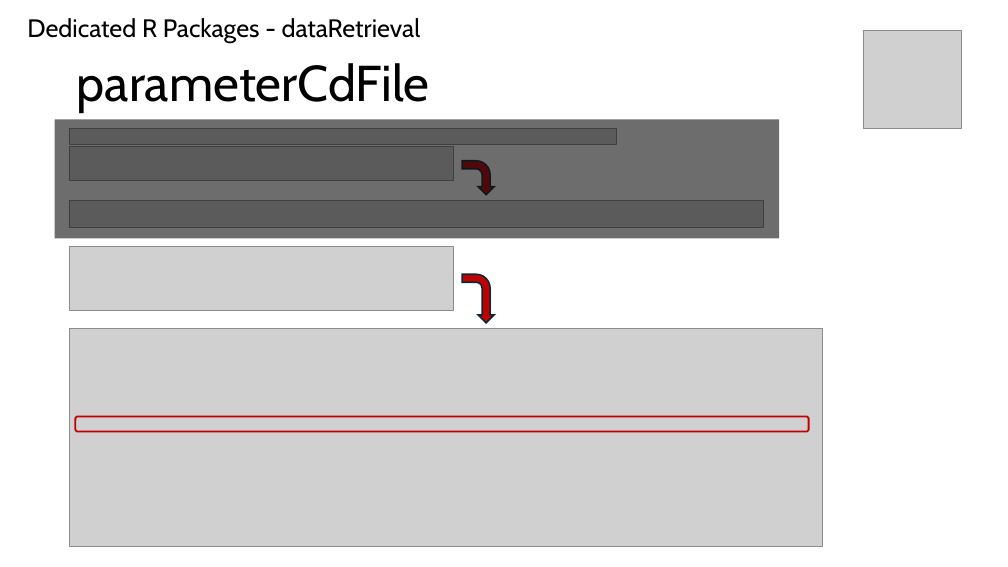
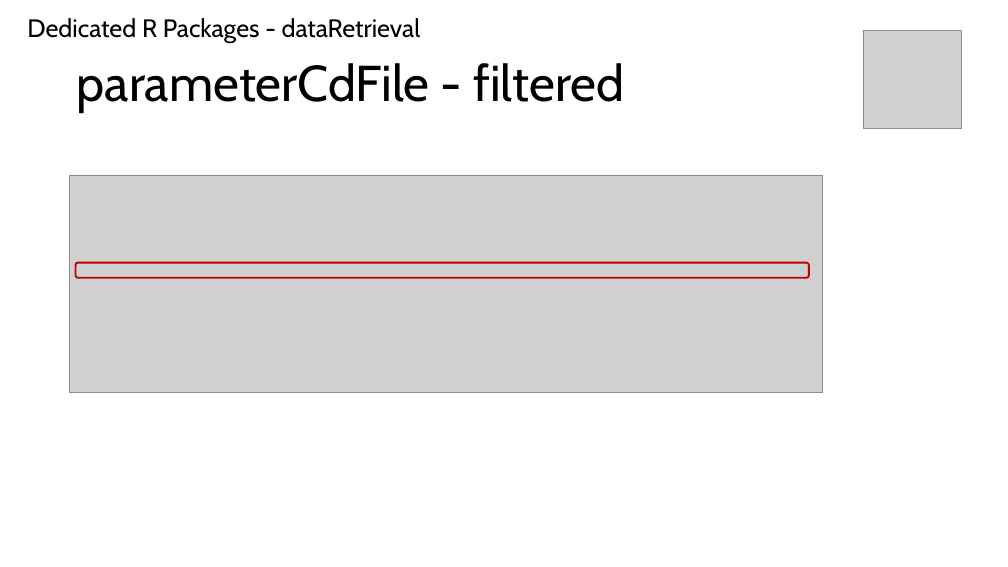
Before and after one commit to InteragencyEcologicalProgram/iep-data-workshop-2024, a slide deck: slide 20 of presentations/Coded_data_access_DB.pptx. Drawn at 1008x567 pixels with LibreOffice and Linux fonts; fonts in the diff are those of the drawing; grey boxes stand for pictures. Boxes give left, top, right and bottom in pixels: in the first picture for what was removed or moved away, otherwise in the second. Text is boxed around its words. In the diff, an @@ line names an element or a change of style, - is before the commit and + after.

Commit message:
Final tweeks to coded data access presentation

```diff
--- a/presentations/Coded_data_access_DB.pptx
+++ b/presentations/Coded_data_access_DB.pptx
@@ title at [77, 63, 625, 112]: text changed @@
-parameterCdFile
+parameterCdFile - filtered
@@ rectangle removed at [54, 119, 780, 238] @@
@@ picture removed at [69, 129, 616, 144] @@
@@ picture removed at [69, 147, 454, 181] @@
@@ picture: place and size @@
-picture at [69, 329, 822, 546]
+picture at [70, 175, 823, 392]
@@ bent arrow removed at [462, 161, 494, 195] @@
@@ picture removed at [69, 200, 764, 228] @@
@@ picture removed at [69, 247, 454, 310] @@
@@ rounded rectangle: place and size @@
-rounded rectangle at [76, 417, 809, 432]
+rounded rectangle at [76, 262, 809, 278]
@@ bent arrow removed at [462, 274, 494, 323] @@
```
